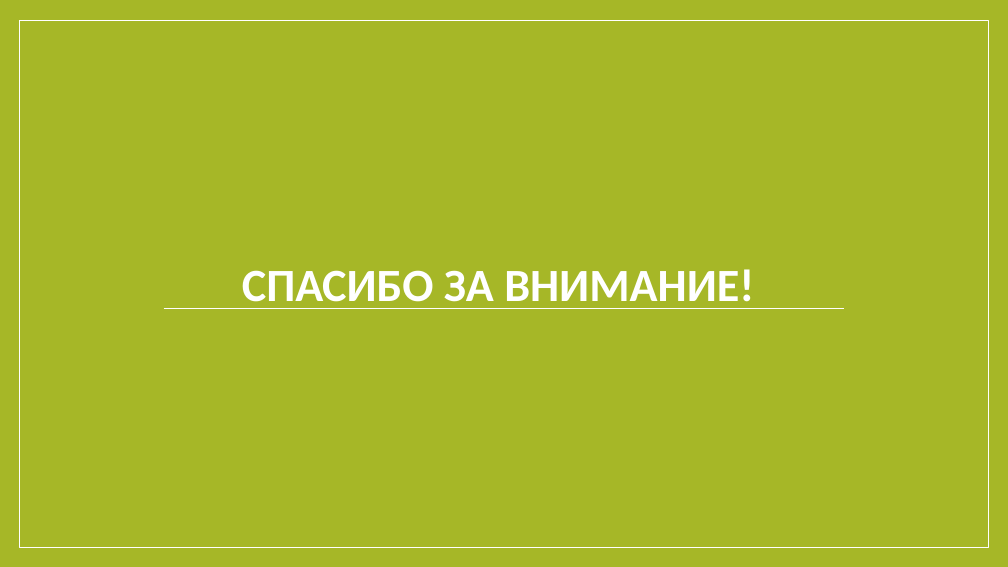
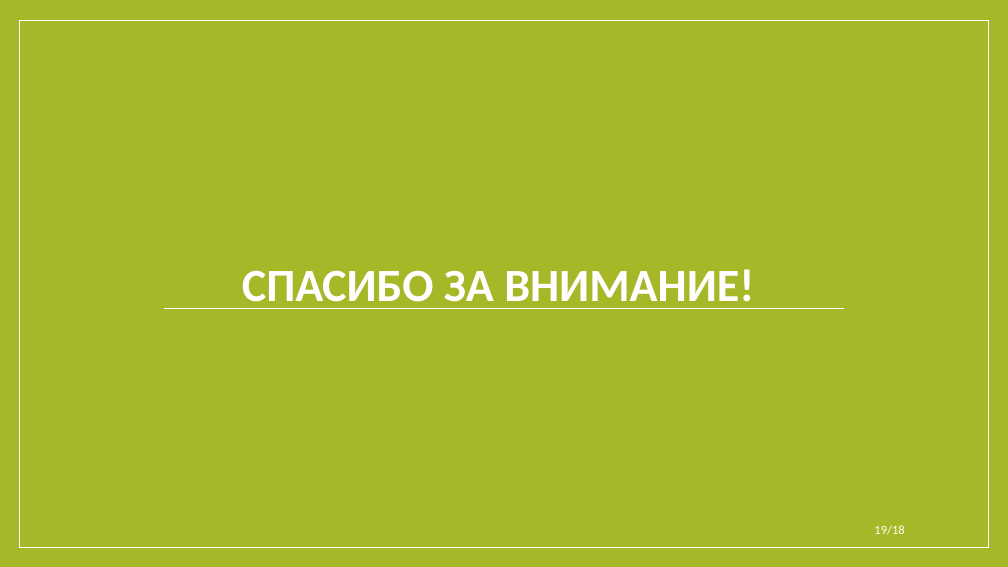
Before and after one commit to 13Fire13nyu/MasterDegree, a slide deck: slide 19 of presentation/presentation.pptx. Drawn at 1008x567 pixels with LibreOffice and Linux fonts; fonts in the diff are those of the drawing. Boxes give left, top, right and bottom in pixels: in the first picture for what was removed or moved away, otherwise in the second. Text is boxed around its words. In the diff, an @@ line names an element or a change of style, - is before the commit and + after.

```diff
--- a/presentation/presentation.pptx
+++ b/presentation/presentation.pptx
@@ page number added at (x1=874, y1=525, x2=904, y2=535), 12 pt, text #FFFFFF @@
+19/18
```
Also in this commit, not shown: 12 other slides changed, 1 slide added, 1 slide removed, 4 other files.
